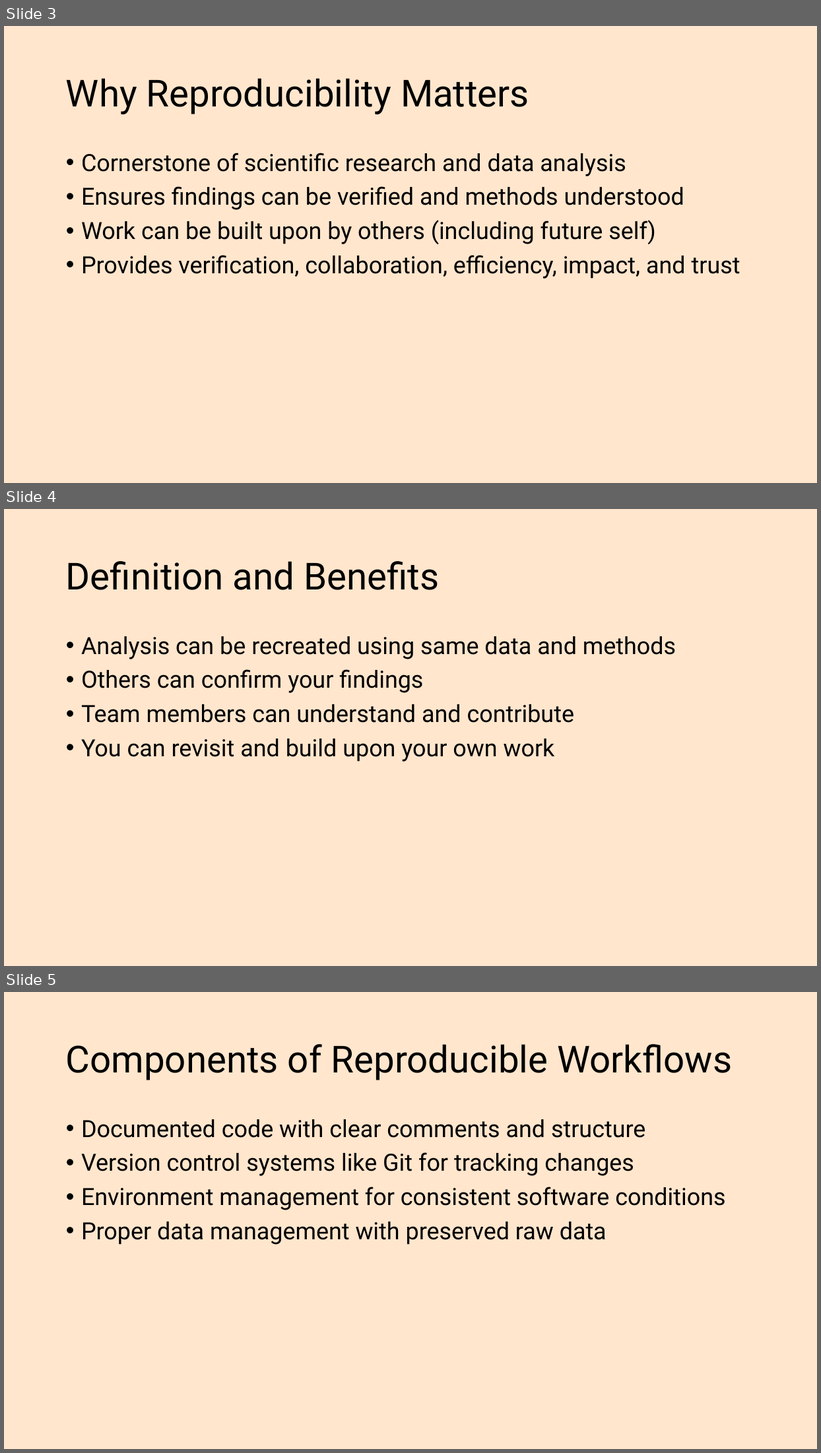
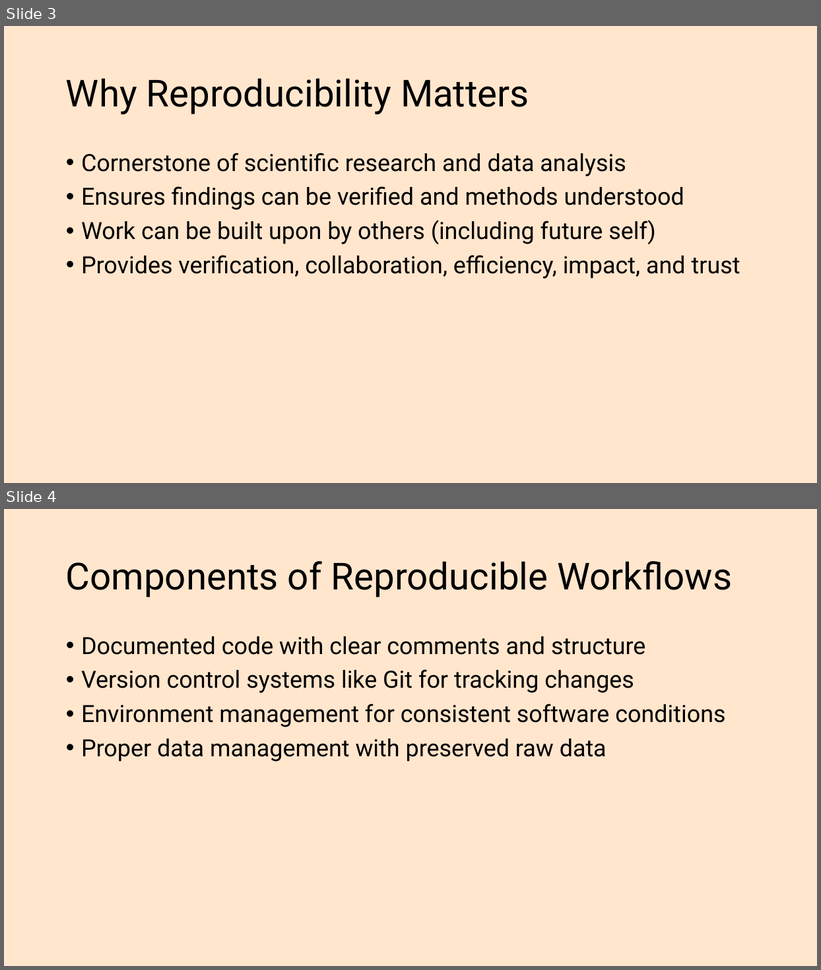
Before and after one commit to rstats-bootcamp/RStatsBootcamp-2025, a slide deck: .slides/topics/13_reproducibility.pptx. Shown one above the other, each under a label of ours: slides 3, 4 and 5 before the commit, slides 3 and 4 after it. The pictures are 821x1453 and 821x970 pixels, drawn with LibreOffice and Linux fonts; fonts in the diff are those of the drawing. Boxes give left, top, right and bottom in pixels: in the first picture for what was removed or moved away, otherwise in the second. Text is boxed around its words. In the diff, an @@ line names an element or a change of style, - is before the commit and + after.

```diff
--- a/.slides/topics/13_reproducibility.pptx
+++ b/.slides/topics/13_reproducibility.pptx
@@ slide 4 removed at [4,509,817,966], background #FFE6CD @@
@@ title removed at [66,561,439,590] @@
-Definition and Benefits
@@ text removed at [81,636,676,762] @@
-• Analysis can be recreated using same data and methods
-• Others can confirm your findings
-• Team members can understand and contribute
-• You can revisit and build upon your own work
@@ what was slide 5 is now slide 4 @@
```
Also in this commit, not shown: 4 slides changed, 1 slide added, 5 other files.
